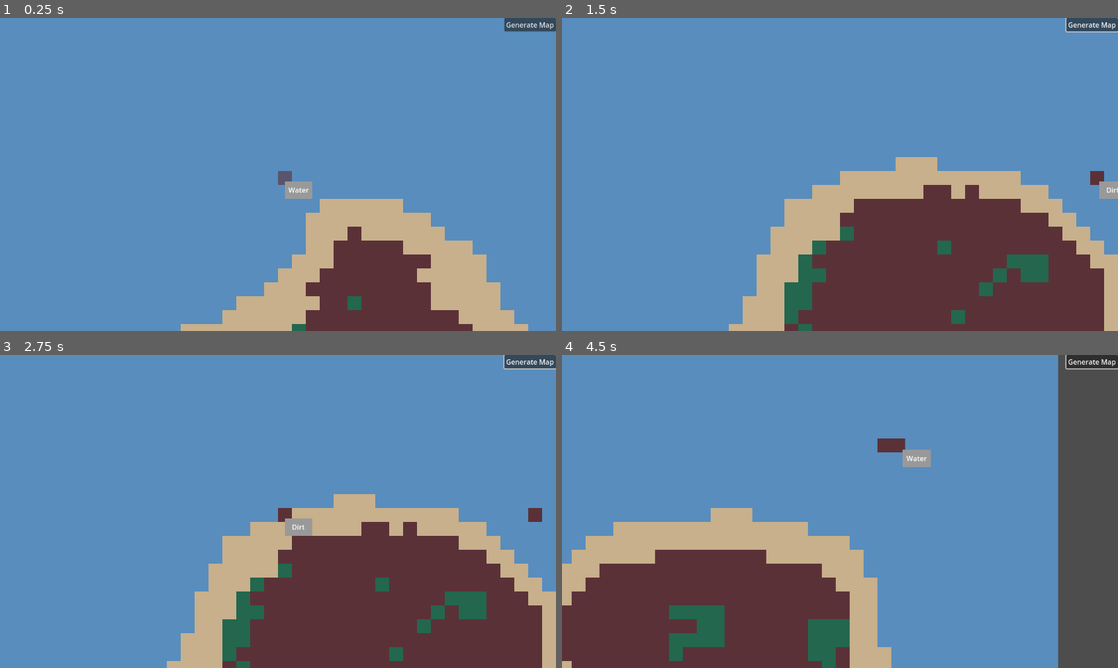
Above: before the commit, frames 1-4 (two rows, left to right).
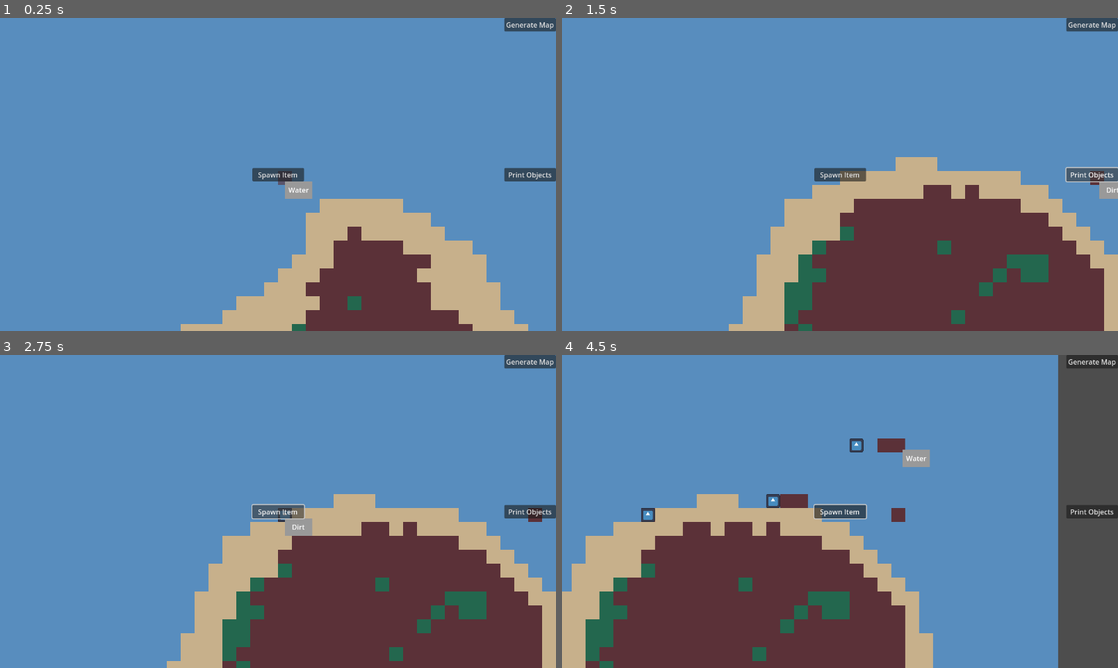
Above: after the commit, the same moments.

Repository: ColdTerror/Core-and-Conveyor
Game: Godot game, scene res://scenes/level.tscn
The game is run twice, just before and just after one commit, with the same random seed, the same clock (stepped at 60 frames per second) and the same inputs. The engine's default icon, where the game draws it, is replaced by a stand-in: a white triangle on a blue panel in a dark square.
Inputs (mouse positions are in pixels of both pictures, inside the frame that each line leads up to):
- Up to frame 1 (0.25 s): no input
- Up to frame 2 (1.5 s): click "Generate Map" at 0.5 s; click (1090, 174) at 1.25 s, where only the run after the commit has a clickable "Print Objects"
- Up to frame 3 (2.75 s): click (278, 511) at 2 s, where only the run after the commit has a clickable "Spawn Item"
- Up to frame 4 (4.5 s): tap Enter at 2.75 s; move the mouse to (962, 495) at 2.77 s; hold Right (ui_right) 2.78-3.5 s; hold R (rotate_tile) 2.78-3.5 s; click (962, 495) at 2.92 s; drag from (728, 527) to (812, 574) at 3.52 s; tap Space at 4.25 s; move the mouse to (895, 442) at 4.27 s; hold Right (ui_right) from 4.28 s (still down); hold R (rotate_tile) from 4.28 s (still down); click (895, 442) at 4.42 s

The runs differ from the first frame. In frame 1, 0.8% of the frame differs, in the area x 45-100%, y 47-53%; in frame 2, 0.9%; in frame 3, 0.9%; in frame 4, 17%, in the area x 0-100%, y 0-100%.

Commit message:
Add item spawning and grid tracking to level
Introduces item spawning via a new button and method in Level.gd, tracks items in a grid, and updates item.gd to handle movement and predictive collision on conveyors. Also fixes conveyor direction values and adds UI buttons for map generation, object printing, and item spawning.

Diff:
--- a/resources/tiles/7_Conveyer_Up.tres
+++ b/resources/tiles/7_Conveyer_Up.tres
@@ -7,5 +7,5 @@
 display_name = "Conveyer_Up"
 is_object = true
 is_conveyor = true
-conveyor_direction = Vector2(0, 1)
+conveyor_direction = Vector2(0, -1)
 metadata/_custom_type_script = "uid://dnsharo0i5t5i"
--- a/resources/tiles/9_Conveyer_Down.tres
+++ b/resources/tiles/9_Conveyer_Down.tres
@@ -7,5 +7,5 @@
 display_name = "Conveyer_Down"
 is_object = true
 is_conveyor = true
-conveyor_direction = Vector2(0, -1)
+conveyor_direction = Vector2(0, 1)
 metadata/_custom_type_script = "uid://dnsharo0i5t5i"
--- a/scenes/item.tscn
+++ b/scenes/item.tscn
@@ -1,7 +1,9 @@
-[gd_scene load_steps=2 format=3 uid="uid://dh3njqr7x7ls7"]
+[gd_scene load_steps=3 format=3 uid="uid://dh3njqr7x7ls7"]
 
 [ext_resource type="Texture2D" uid="uid://dyn5ycc3vykgb" path="res://icon.svg" id="1_4gq7n"]
+[ext_resource type="Script" uid="uid://dbxruxg8orvsy" path="res://scripts/item.gd" id="2_s8enn"]
 
 [node name="Item" type="Sprite2D"]
 scale = Vector2(0.25, 0.25)
 texture = ExtResource("1_4gq7n")
+script = ExtResource("2_s8enn")
--- a/scenes/level.tscn
+++ b/scenes/level.tscn
@@ -15,6 +15,7 @@
 [ext_resource type="Texture2D" uid="uid://ccb3pqwas4kud" path="res://assets/Tiles.png" id="11_t1rx8"]
 [ext_resource type="Resource" uid="uid://ijwrlheyckd8" path="res://resources/tiles/8_Conveyer_Left.tres" id="11_ux5qa"]
 [ext_resource type="Resource" uid="uid://dhst2ng5e26ob" path="res://resources/tiles/9_Conveyer_Down.tres" id="12_82cfe"]
+[ext_resource type="PackedScene" uid="uid://dh3njqr7x7ls7" path="res://scenes/item.tscn" id="13_arp2o"]
 
 [sub_resource type="StyleBoxFlat" id="StyleBoxFlat_w7c3h"]
 content_margin_left = 8.0
@@ -25,6 +26,7 @@
 [node name="Level" type="Node2D"]
 script = ExtResource("1_olg7q")
 tile_library = Array[ExtResource("2_olg7q")]([ExtResource("3_t1rx8"), ExtResource("4_8iemx"), ExtResource("5_64w2a"), ExtResource("6_fpun6"), ExtResource("7_wc255"), ExtResource("8_arp2o"), ExtResource("9_wc255"), ExtResource("10_arp2o"), ExtResource("11_ux5qa"), ExtResource("12_82cfe")])
+item_scene = ExtResource("13_arp2o")
 
 [node name="Camera2D" type="Camera2D" parent="."]
 position = Vector2(640, 360)
@@ -62,7 +64,7 @@
 layout_mode = 2
 size_flags_horizontal = 4
 
-[node name="Button" type="Button" parent="CanvasLayer"]
+[node name="Generate Map" type="Button" parent="CanvasLayer"]
 anchors_preset = 1
 anchor_left = 1.0
 anchor_right = 1.0
@@ -71,4 +73,34 @@
 grow_horizontal = 0
 text = "Generate Map"
 
-[connection signal="pressed" from="CanvasLayer/Button" to="." method="generate_simple_map"]
+[node name="Print Objects" type="Button" parent="CanvasLayer"]
+anchors_preset = 6
+anchor_left = 1.0
+anchor_top = 0.5
+anchor_right = 1.0
+anchor_bottom = 0.5
+offset_left = -119.0
+offset_top = -15.5
+offset_bottom = 15.5
+grow_horizontal = 0
+grow_vertical = 2
+text = "Print Objects"
+
+[node name="Spawn Item" type="Button" parent="CanvasLayer"]
+anchors_preset = 8
+anchor_left = 0.5
+anchor_top = 0.5
+anchor_right = 0.5
+anchor_bottom = 0.5
+offset_left = -59.5
+offset_top = -15.5
+offset_right = 59.5
+offset_bottom = 15.5
+grow_horizontal = 2
+grow_vertical = 2
+text = "Spawn Item
+"
+
+[connection signal="pressed" from="CanvasLayer/Generate Map" to="." method="generate_simple_map"]
+[connection signal="pressed" from="CanvasLayer/Print Objects" to="." method="print_active_objects"]
+[connection signal="pressed" from="CanvasLayer/Spawn Item" to="." method="spawn_item_at_mouse"]
--- a/scripts/Level.gd
+++ b/scripts/Level.gd
@@ -24,6 +24,38 @@
 
 var current_tile_index := 0
 var active_grid_objects := {}
+
+
+
+@export var item_scene: PackedScene # Drag your Ore/Item .tscn here in the Inspector
+
+
+var item_grid := {} # Key: Vector2i (grid pos), Value: Node (the item)
+
+func spawn_item_at_mouse():
+	if item_scene == null:
+		print("Error: No item_scene assigned in the Inspector!")
+		return
+
+	# 1. Get positions
+	var mouse_pos = get_global_mouse_position()
+	var grid_pos = object_layer.local_to_map(mouse_pos)
+	var spawn_pos = object_layer.map_to_local(grid_pos)
+
+	if item_grid.has(grid_pos):
+		print("Cannot spawn: Tile occupied!")
+		return
+
+	# 2. Create the item instance
+	var new_item = item_scene.instantiate()
+
+	# 3. Add it to the scene
+	add_child(new_item)
+
+	# 4. Set its position to the center of the tile
+	new_item.global_position = spawn_pos
+
+	print("Spawned item at: ", grid_pos)
 
 func _ready():
 	generate_simple_map()
@@ -223,3 +255,38 @@
 		if current_data.is_conveyor:
 			var start_index = 6 # Change this to the index of your first conveyor
 			current_tile_index = start_index + ((current_tile_index - start_index + 1) % 4)
+
+
+func print_active_objects():
+	print("--- CURRENT ACTIVE GRID OBJECTS ---")
+	if active_grid_objects.is_empty():
+		print("Grid is empty.")
+		return
+
+	for grid_pos in active_grid_objects:
+		var info = active_grid_objects[grid_pos]
+		var data = info["data"]
+
+		# Build a readable string for this specific tile
+		var output = "Pos: %s | Name: %s | HP: %d" % [grid_pos, data.display_name, info["health"]]
+
+		# If it's a conveyor, add the direction info
+		if data.is_conveyor:
+			output += " | Dir: %s" % str(data.conveyor_direction)
+
+		print(output)
+	print("------------------------------------")
+	print("--- CURRENT ACTIVE ITEM OBJECTS ---")
+	# Key: Vector2i (grid pos), Value: Node (the item)
+	if item_grid.is_empty():
+		print("Grid is empty.")
+		return
+
+	for grid_pos in item_grid:
+		var info = item_grid[grid_pos]
+
+		print(grid_pos)
+
+
+
+	print("------------------------------------")
--- a/scripts/item.gd
+++ b/scripts/item.gd
@@ -2,16 +2,44 @@
 
 @export var speed = 100.0
 var current_direction = Vector2.ZERO
+@onready var level_node = get_tree().current_scene
+
 
 func _process(delta):
-	# Get the tile position of the item
-	var map_pos = %ObjectLayer.local_to_map(global_position)
+	if not level_node: return
 
-	# Get the custom data (direction) from that tile
-	var tile_data = %ObjectLayer.get_cell_tile_data(map_pos)
+	var object_layer = level_node.object_layer
+	var current_grid_pos = object_layer.local_to_map(global_position)
 
-	if tile_data:
-		current_direction = tile_data.get_custom_data("direction")
+	# 1. Update our presence in the grid
+	level_node.item_grid[current_grid_pos] = self
 
-	# Move the item
-	global_position += current_direction * speed * delta
+	# 2. Get direction from conveyor
+	var move_vec = Vector2.ZERO
+	if level_node.active_grid_objects.has(current_grid_pos):
+		var data = level_node.active_grid_objects[current_grid_pos]["data"]
+		if data.is_conveyor:
+			move_vec = data.conveyor_direction
+
+	# 3. PREDICTIVE COLLISION
+	# Calculate where we will be AFTER this frame
+	var next_pos = global_position + (move_vec * speed * delta)
+	var next_grid_pos = object_layer.local_to_map(next_pos)
+
+	# 4. If we are changing tiles, check if the target is blocked
+	if next_grid_pos != current_grid_pos:
+		if level_node.item_grid.has(next_grid_pos):
+			# STOP! Snap to the very edge of the current tile so we don't 'bleed' over
+			var tile_center = object_layer.map_to_local(current_grid_pos)
+			# This math keeps the item exactly inside its current tile
+			global_position = tile_center + (move_vec * (level_node.tile_size_px / 2.0))
+			return # Exit early so we don't apply movement
+
+	# 5. Otherwise, move normally and handle dictionary cleanup
+	var old_tile = object_layer.local_to_map(global_position)
+	global_position = next_pos
+	var new_tile = object_layer.local_to_map(global_position)
+
+	if old_tile != new_tile:
+		if level_node.item_grid.get(old_tile) == self:
+			level_node.item_grid.erase(old_tile)
Not shown: 1 places in scenes/level.tscn that only renumber resources
